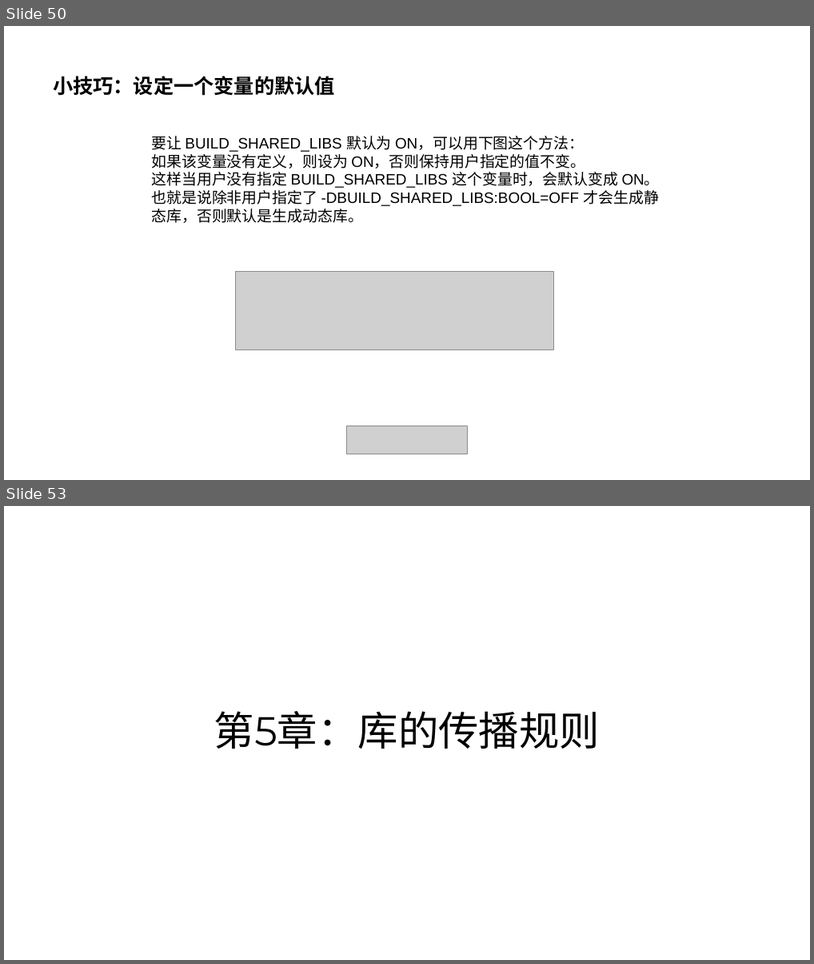
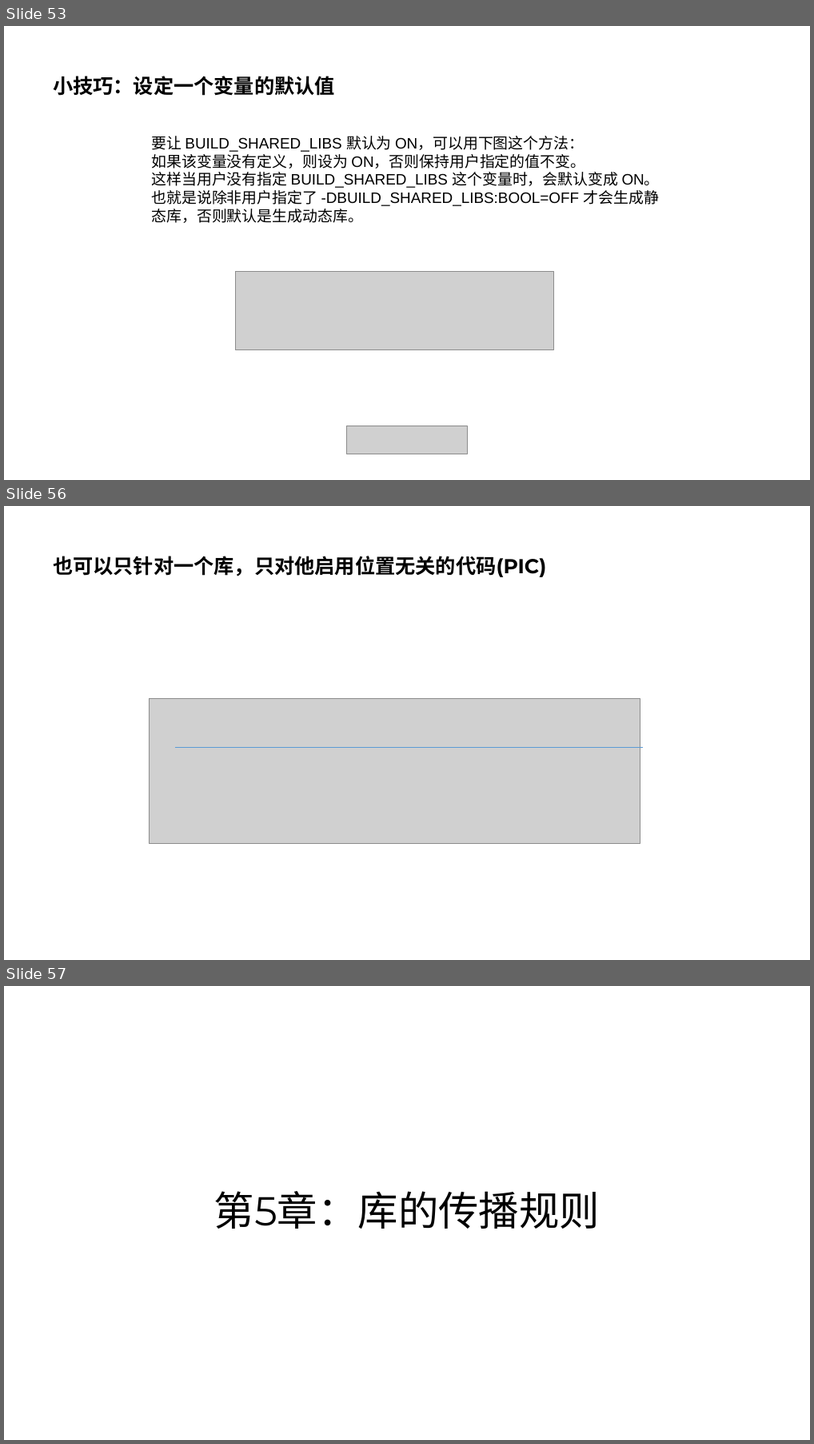
Before and after one commit to parallel101/course, a slide deck: 11/slides.pptx. Shown one above the other, each under a label of ours: slides 50 and 53 before the commit, slides 53, 56 and 57 after it; the slides between them are not shown. The pictures are 814x964 and 814x1444 pixels, drawn with LibreOffice and Linux fonts; fonts in the diff are those of the drawing; grey boxes stand for pictures. Boxes give left, top, right and bottom in pixels: in the first picture for what was removed or moved away, otherwise in the second. Text is boxed around its words. In the diff, an @@ line names an element or a change of style, - is before the commit and + after.

```diff
--- a/11/slides.pptx
+++ b/11/slides.pptx
@@ slide 56 added at (4,506,810,960), background #FFFFFF @@
@@ title added at (53,556,546,577), 24 pt, text #000000, bold @@
+也可以只针对一个库，只对他启用位置无关的代码(PIC)
@@ picture added at (149,698,640,843) @@
@@ line added from (175, 748) to (643, 748), #5B9BD5 0.5 pt @@
@@ what was slide 50 is now slide 53 @@
@@ what was slide 53 is now slide 57 @@
```
Also in this commit, not shown: 5 slides changed, 4 other slides added, 48 other files.
